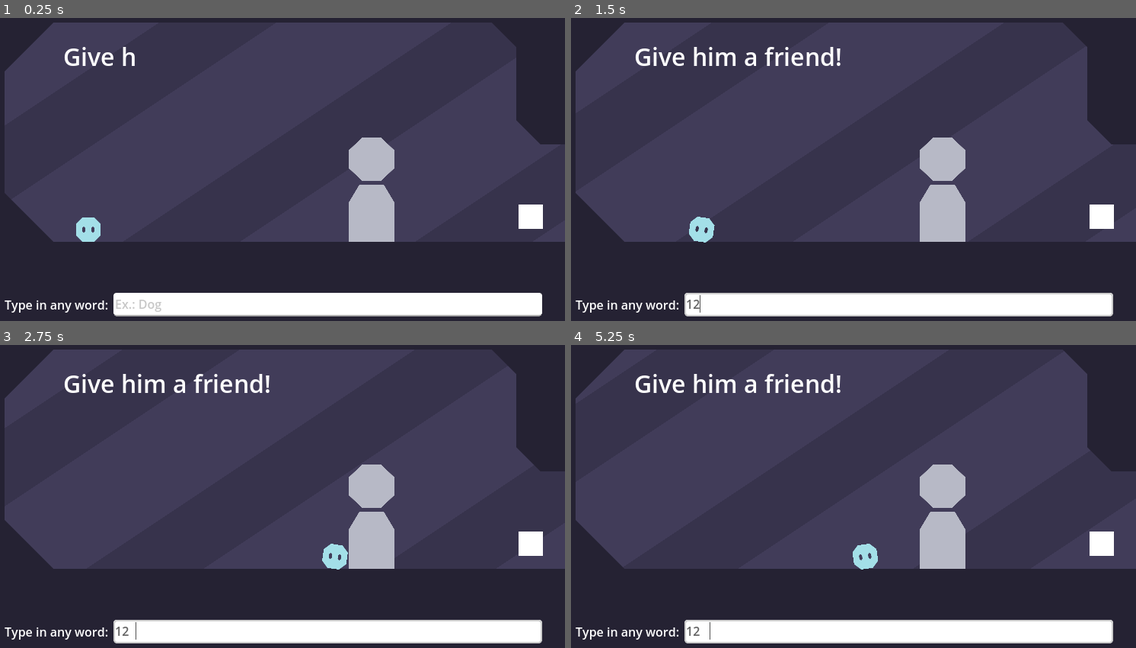
Above: before the commit, frames 1-4 (two rows, left to right).
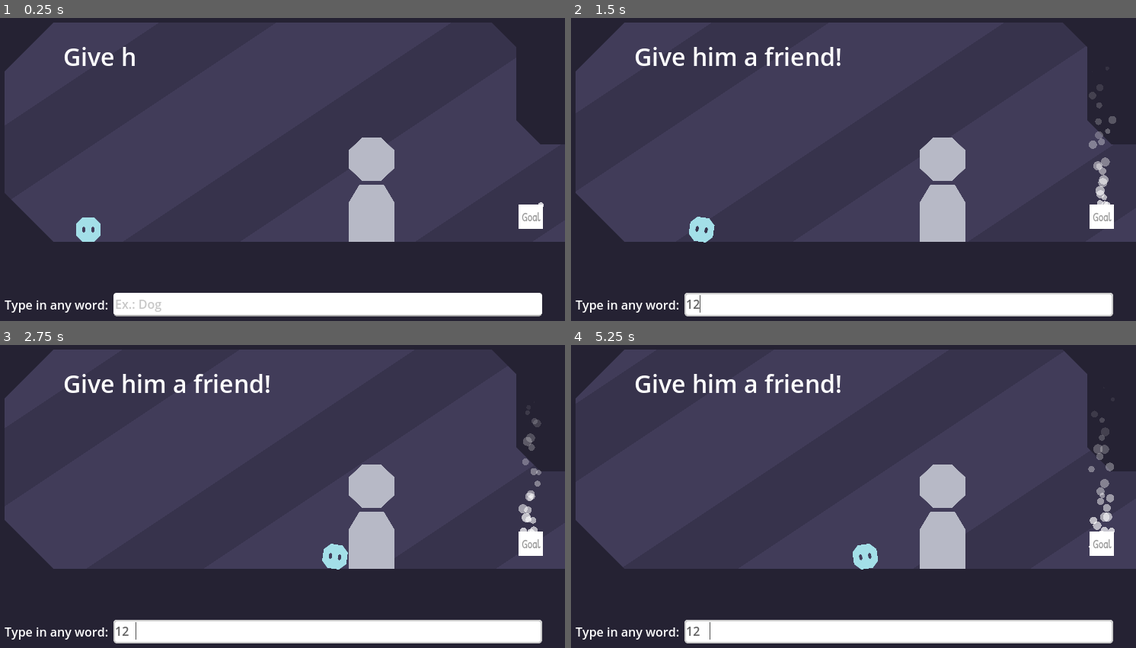
Above: after the commit, the same moments.

Repository: WordPlayEducation/word-play-platformer
Game: Godot game, scene res://main/main.tscn
The game is run twice, just before and just after one commit, with the same random seed, the same clock (stepped at 60 frames per second) and the same inputs.
Inputs (mouse positions are in pixels of both pictures, inside the frame that each line leads up to):
- Up to frame 1 (0.25 s): no input
- Up to frame 2 (1.5 s): click (898, 305) at 0.52 s; type "12" at 0.6 s; move the mouse to (972, 124) at 1.27 s; press the mouse at (972, 124) at 1.28 s; hold Right (ui_right) from 1.28 s (still down)
- Up to frame 3 (2.75 s): keep holding Right (ui_right); tap Space (jump) at 1.52, 2.27 s; move the mouse to (158, 490) at 2.02 s; release the mouse at (158, 490) at 2.03 s; click (158, 490) at 2.1 s
- Up to frame 4 (5.25 s): move the mouse to (904, 384) at 2.77 s; release Right (ui_right) at 2.78 s; press the mouse at (904, 384) at 2.78 s; hold Left (ui_left) 2.78-3.53 s; move the mouse to (813, 548) at 3.52 s; release the mouse at (813, 548) at 3.53 s; hold Right (ui_right) 3.53-5.03 s; click (813, 548) at 3.6 s; tap Space (jump) at 3.77, 4.52 s; move the mouse to (1017, 529) at 4.27 s; press the mouse at (1017, 529) at 4.28 s; move the mouse to (667, 411) at 5.02 s; release the mouse at (667, 411) at 5.03 s; hold Left (ui_left) from 5.03 s (still down); click (667, 411) at 5.1 s

The runs differ from the first frame. In frame 1, less than 0.1% of the frame differs, in the area x 92-97%, y 60-68%; in frame 2, 0.5%; in frame 3, 0.4%; in frame 4, 0.6%, in the area x 91-97%, y 23-68%.

Commit message:
fortnite

Diff:
--- a/main/creator/creator.gd
+++ b/main/creator/creator.gd
@@ -6,17 +6,38 @@
 
 var i: int =  0
 
+signal data_gotten(data: Variant)
+
+func _ready() -> void:
+	request_completed.connect(_on_request_completed)
+
+func _on_request_completed(result: int, response_code: int, headers: PackedStringArray, body: PackedByteArray) -> void:
+	var json: JSON = JSON.new()
+	json.parse(body.get_string_from_utf8())
+	data_gotten.emit(json.data)
+
 func create_object(word: String) -> WordObject:
-	var ai_response: Dictionary = TestCases.retrieve()[i]
-	word = ai_response.text
+	request("http://127.0.0.1:5000/classify_object?user_prompt=\"%s\"" % word)
+	var ai_response: Variant = await data_gotten
+	print(ai_response)
 
-	i += 1
+	if not ai_response or len(ai_response) <= 1:
+		return null
 
 	var word_obj: WordObject = null
-	if "type" not in ai_response: return null
+	if not ("type" in ai_response or "Type" in ai_response): return null
 
 	# Instantiating and adding type specific properties to the word object
-	match ai_response["type"]:
+	var type: String
+	if "Type" in ai_response:
+		type = ai_response["Type"]
+	elif "type" in ai_response:
+		type = ai_response["type"]
+	else:
+		type = "inanimate_solid"
+	type = type.replace(" ", "_")
+	print(type)
+	match type:
 		"fluid":
 			word_obj = fluid_type.instantiate()
 			configure_fluid(word_obj, ai_response)
@@ -26,11 +47,17 @@
 		"life":
 			word_obj = life_type.instantiate()
 			configure_life(word_obj, ai_response)
+		_:
+			word_obj = inanimate_solid_type.instantiate()
+			configure_inanimate_object(word_obj, ai_response)
+
 
 
 	# Adding non-type specific properties
 	for property in ai_response:
 		var value: String = ai_response[property]
+
+		property = clean_string(property)
 
 		# Non-specific properties
 		match property:
@@ -56,12 +83,16 @@
 	for property in ai_response:
 		var value = ai_response[property]
 
+		property = clean_string(property)
+
 		pass
 
 # Adding inanimate object specific properties
 func configure_inanimate_object(obj: WordObject, ai_response: Dictionary):
 	for property in ai_response:
 		var value = ai_response[property]
+
+		property = clean_string(property)
 
 		# Type specific properties
 		match property:
@@ -74,11 +105,16 @@
 	for property in ai_response:
 		var value = ai_response[property]
 
+		property = clean_string(property)
+
 		# Type-specific properties
 		match property:
 			"movement_type":
 				if value not in ["land", "air", "fluid"]: break
 				obj.movement_type = value
 
+func clean_string(s: String) -> String:
+	return s.replace(" ", "_").to_lower()
+
 func ask(question: String, answer: String) -> bool:
 	return true
--- a/main/goal/goal.tscn
+++ b/main/goal/goal.tscn
@@ -1,10 +1,59 @@
-[gd_scene load_steps=4 format=3 uid="uid://dkifirvysl48n"]
+[gd_scene load_steps=12 format=3 uid="uid://dkifirvysl48n"]
 
 [ext_resource type="Script" path="res://main/goal/goal.gd" id="1_jlfh8"]
 [ext_resource type="Texture2D" uid="uid://bu27cyd527fne" path="res://main/pixel.png" id="2_qvsk5"]
+[ext_resource type="Texture2D" uid="uid://bnt5iad57waf" path="res://main/circle.png" id="3_cwxlp"]
+[ext_resource type="FontFile" uid="uid://dsfgqxm0h10rb" path="res://main/word_object/patrick_hand.ttf" id="4_587b8"]
 
 [sub_resource type="CircleShape2D" id="CircleShape2D_08kwu"]
 radius = 32.0
+
+[sub_resource type="Animation" id="Animation_o0ruo"]
+length = 0.001
+tracks/0/type = "value"
+tracks/0/imported = false
+tracks/0/enabled = true
+tracks/0/path = NodePath("Sprite2D:rotation")
+tracks/0/interp = 1
+tracks/0/loop_wrap = true
+tracks/0/keys = {
+"times": PackedFloat32Array(0),
+"transitions": PackedFloat32Array(1),
+"update": 0,
+"values": [0.0]
+}
+
+[sub_resource type="Animation" id="Animation_x7gxi"]
+resource_name = "be"
+loop_mode = 1
+tracks/0/type = "value"
+tracks/0/imported = false
+tracks/0/enabled = true
+tracks/0/path = NodePath("Sprite2D:rotation")
+tracks/0/interp = 1
+tracks/0/loop_wrap = true
+tracks/0/keys = {
+"times": PackedFloat32Array(0, 1),
+"transitions": PackedFloat32Array(1, 1),
+"update": 0,
+"values": [0.0, 6.28319]
+}
+
+[sub_resource type="AnimationLibrary" id="AnimationLibrary_pur56"]
+_data = {
+"RESET": SubResource("Animation_o0ruo"),
+"be": SubResource("Animation_x7gxi")
+}
+
+[sub_resource type="Curve" id="Curve_7bnh2"]
+_data = [Vector2(0, 0), 0.0, 0.0, 0, 0, Vector2(0.178378, 1), 0.0, 0.0, 0, 0, Vector2(0.878378, 1), 0.0, 0.0, 0, 0, Vector2(1, 0), 0.0, 0.0, 0, 0]
+point_count = 4
+
+[sub_resource type="Gradient" id="Gradient_xe3t7"]
+colors = PackedColorArray(1, 1, 1, 1, 1, 1, 1, 0.00784314)
+
+[sub_resource type="FontVariation" id="FontVariation_uy17y"]
+base_font = ExtResource("4_587b8")
 
 [node name="Goal" type="Area2D"]
 collision_layer = 8
@@ -17,3 +66,30 @@
 [node name="Sprite2D" type="Sprite2D" parent="."]
 scale = Vector2(32, 32)
 texture = ExtResource("2_qvsk5")
+
+[node name="AnimationPlayer" type="AnimationPlayer" parent="Sprite2D"]
+root_node = NodePath("../..")
+libraries = {
+"": SubResource("AnimationLibrary_pur56")
+}
+autoplay = "be"
+
+[node name="CPUParticles2D" type="CPUParticles2D" parent="."]
+amount = 32
+texture = ExtResource("3_cwxlp")
+emission_shape = 1
+emission_sphere_radius = 16.0
+gravity = Vector2(0, -420)
+scale_amount_min = 0.1
+scale_amount_max = 0.2
+scale_amount_curve = SubResource("Curve_7bnh2")
+color_ramp = SubResource("Gradient_xe3t7")
+
+[node name="Label" type="Label" parent="."]
+offset_left = -12.0
+offset_top = -11.0
+offset_right = 28.0
+offset_bottom = 12.0
+theme_override_colors/font_color = Color(0.603923, 0.603923, 0.603923, 1)
+theme_override_fonts/font = SubResource("FontVariation_uy17y")
+text = "Goal"
--- a/main/recognizer/recognizer.tscn
+++ b/main/recognizer/recognizer.tscn
@@ -8,6 +8,21 @@
 
 [sub_resource type="RectangleShape2D" id="RectangleShape2D_yu3jx"]
 size = Vector2(48, 48)
+
+[sub_resource type="Animation" id="Animation_p8qy0"]
+length = 0.001
+tracks/0/type = "value"
+tracks/0/imported = false
+tracks/0/enabled = true
+tracks/0/path = NodePath("SpriteHolder:modulate")
+tracks/0/interp = 1
+tracks/0/loop_wrap = true
+tracks/0/keys = {
+"times": PackedFloat32Array(0),
+"transitions": PackedFloat32Array(1),
+"update": 0,
+"values": [Color(1, 1, 1, 1)]
+}
 
 [sub_resource type="Animation" id="Animation_gx300"]
 resource_name = "kill"
@@ -22,21 +37,6 @@
 "transitions": PackedFloat32Array(1, 1),
 "update": 0,
 "values": [Color(1, 1, 1, 1), Color(1, 1, 1, 0)]
-}
-
-[sub_resource type="Animation" id="Animation_p8qy0"]
-length = 0.001
-tracks/0/type = "value"
-tracks/0/imported = false
-tracks/0/enabled = true
-tracks/0/path = NodePath("SpriteHolder:modulate")
-tracks/0/interp = 1
-tracks/0/loop_wrap = true
-tracks/0/keys = {
-"times": PackedFloat32Array(0),
-"transitions": PackedFloat32Array(1),
-"update": 0,
-"values": [Color(1, 1, 1, 1)]
 }
 
 [sub_resource type="AnimationLibrary" id="AnimationLibrary_m0s1y"]
--- a/main/test/test_cases.gd
+++ b/main/test/test_cases.gd
@@ -3,6 +3,14 @@
 
 func retrieve() -> Array:
 	return [
+		{
+			"type" = "inanimate_solid",
+			"text" = "barrel",
+			"physics_type" = "rigid",
+			"color" = "#3d251e",
+			"sub_color" = "#4c3228",
+			"size" = "wide",
+		},
 		{
 			"type" = "inanimate_solid",
 			"text" = "stone",
@@ -24,14 +32,6 @@
 			"color" = "#765341",
 			"sub_color" = "#8b6c5c",
 			"movement_type" = "land",
-			"size" = "big",
-		},
-		{
-			"type" = "inanimate_solid",
-			"text" = "barrel",
-			"physics_type" = "rigid",
-			"color" = "#3d251e",
-			"sub_color" = "#4c3228",
-			"size" = "big",
+			"size" = "tall",
 		},
 	]
--- a/main/ui/ui.gd
+++ b/main/ui/ui.gd
@@ -15,7 +15,8 @@
 
 	var word_object: WordObject = await Ref.creator.create_object(word)
 
-	await Ref.placer.place(word_object)
+	if word_object:
+		await Ref.placer.place(word_object)
 
 	%Entry.editable = true
 	generating = false
--- a/main/word_object/fluid/fluid.gd
+++ b/main/word_object/fluid/fluid.gd
@@ -1,5 +1,6 @@
 class_name Fluid extends WordObject
 
 func initialize() -> void:
+	size_and_shape = "big"
 	super.initialize()
 	%Label.text = "[wave amp=40.0]" + %Label.text
--- /dev/null
+++ b/main/word_object/fluid/fluid.gdshader
@@ -0,0 +1,11 @@
+shader_type canvas_item;
+
+void vertex() {
+	// Called for every vertex the material is visible on.
+}
+
+void fragment() {
+	if (UV.y < 0.04 * sin(4.0 * UV.x + 1.5 * TIME) + sin(6.0 * UV.x + TIME * 2.0) * 0.1 + 0.25) {
+		COLOR.a = 0.0;
+	}
+}
--- a/main/word_object/fluid/fluid.tscn
+++ b/main/word_object/fluid/fluid.tscn
@@ -1,12 +1,19 @@
-[gd_scene load_steps=3 format=3 uid="uid://cnll4ag3dbst6"]
+[gd_scene load_steps=5 format=3 uid="uid://cnll4ag3dbst6"]
 
 [ext_resource type="PackedScene" uid="uid://m4r5mn8cdw3p" path="res://main/word_object/word_object.tscn" id="1_hnmv3"]
 [ext_resource type="Script" path="res://main/word_object/fluid/fluid.gd" id="2_rn450"]
+[ext_resource type="Shader" path="res://main/word_object/fluid/fluid.gdshader" id="3_gawcu"]
+
+[sub_resource type="ShaderMaterial" id="ShaderMaterial_8ynvf"]
+shader = ExtResource("3_gawcu")
 
 [node name="Fluid" instance=ExtResource("1_hnmv3")]
 collision_layer = 0
 collision_mask = 1
 script = ExtResource("2_rn450")
 
+[node name="Sprite2D" parent="Area2D" index="2"]
+material = SubResource("ShaderMaterial_8ynvf")
+
 [node name="Label" parent="Area2D/MarginContainer" index="0"]
 text = "[wave amp=50.0][shake][center]table"
--- a/main/word_object/word_object.gd
+++ b/main/word_object/word_object.gd
@@ -38,6 +38,7 @@
 		%Area2D.position = Vector2()
 
 func initialize() -> void:
+	print(size_and_shape)
 	match size_and_shape:
 		"wide":
 			size = Vector2(64, 32)
--- a/main/word_object/word_object.tscn
+++ b/main/word_object/word_object.tscn
@@ -30,6 +30,21 @@
 [sub_resource type="FontVariation" id="FontVariation_lda0n"]
 base_font = ExtResource("2_irqoj")
 
+[sub_resource type="Animation" id="Animation_ay1yr"]
+length = 0.001
+tracks/0/type = "value"
+tracks/0/imported = false
+tracks/0/enabled = true
+tracks/0/path = NodePath("Area2D:rotation")
+tracks/0/interp = 1
+tracks/0/loop_wrap = true
+tracks/0/keys = {
+"times": PackedFloat32Array(0),
+"transitions": PackedFloat32Array(1),
+"update": 0,
+"values": [0.0]
+}
+
 [sub_resource type="Animation" id="Animation_vbh2h"]
 resource_name = "shake"
 loop_mode = 1
@@ -44,21 +59,6 @@
 "transitions": PackedFloat32Array(1, 1, 1),
 "update": 0,
 "values": [-0.0349066, 0.0349066, -0.0349066]
-}
-
-[sub_resource type="Animation" id="Animation_ay1yr"]
-length = 0.001
-tracks/0/type = "value"
-tracks/0/imported = false
-tracks/0/enabled = true
-tracks/0/path = NodePath("Area2D:rotation")
-tracks/0/interp = 1
-tracks/0/loop_wrap = true
-tracks/0/keys = {
-"times": PackedFloat32Array(0),
-"transitions": PackedFloat32Array(1),
-"update": 0,
-"values": [0.0]
 }
 
 [sub_resource type="AnimationLibrary" id="AnimationLibrary_732ho"]
